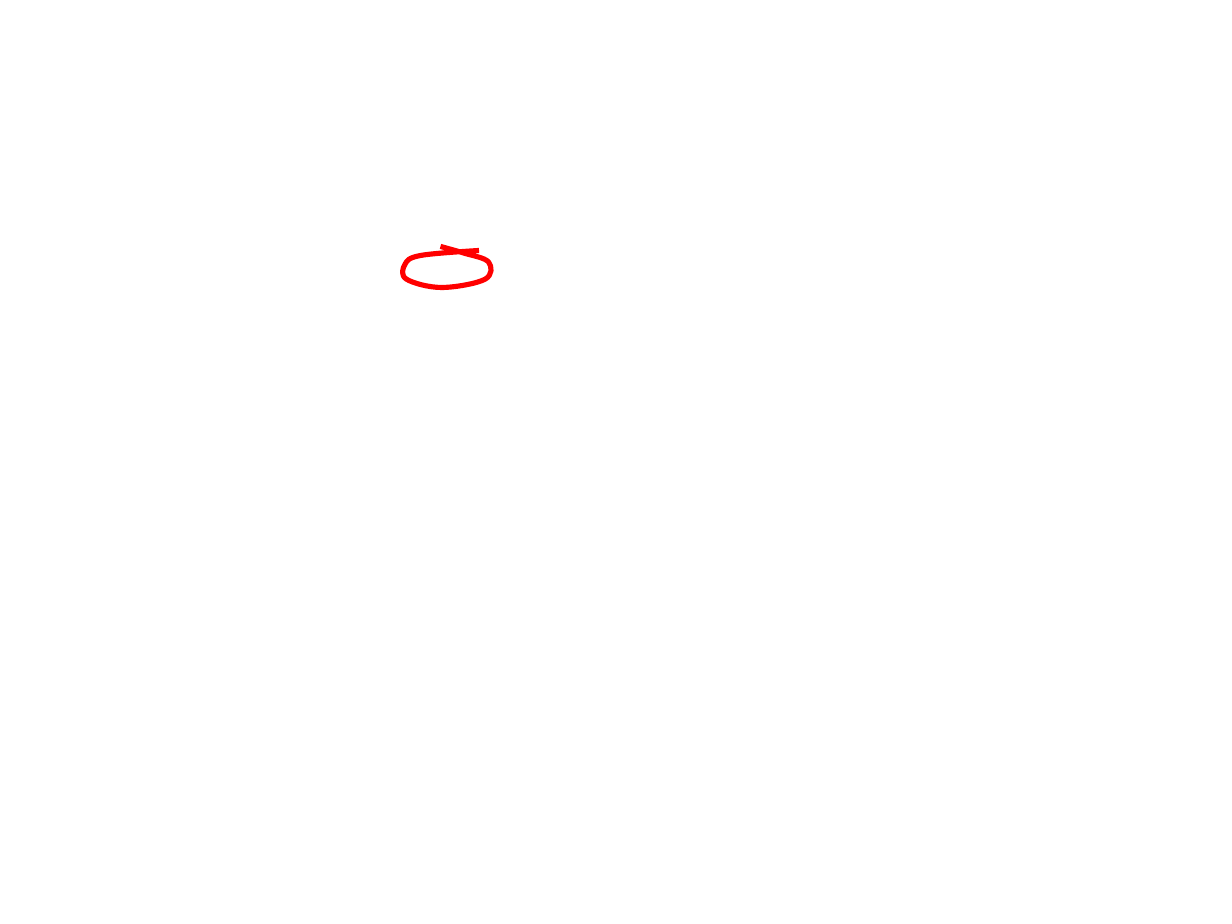
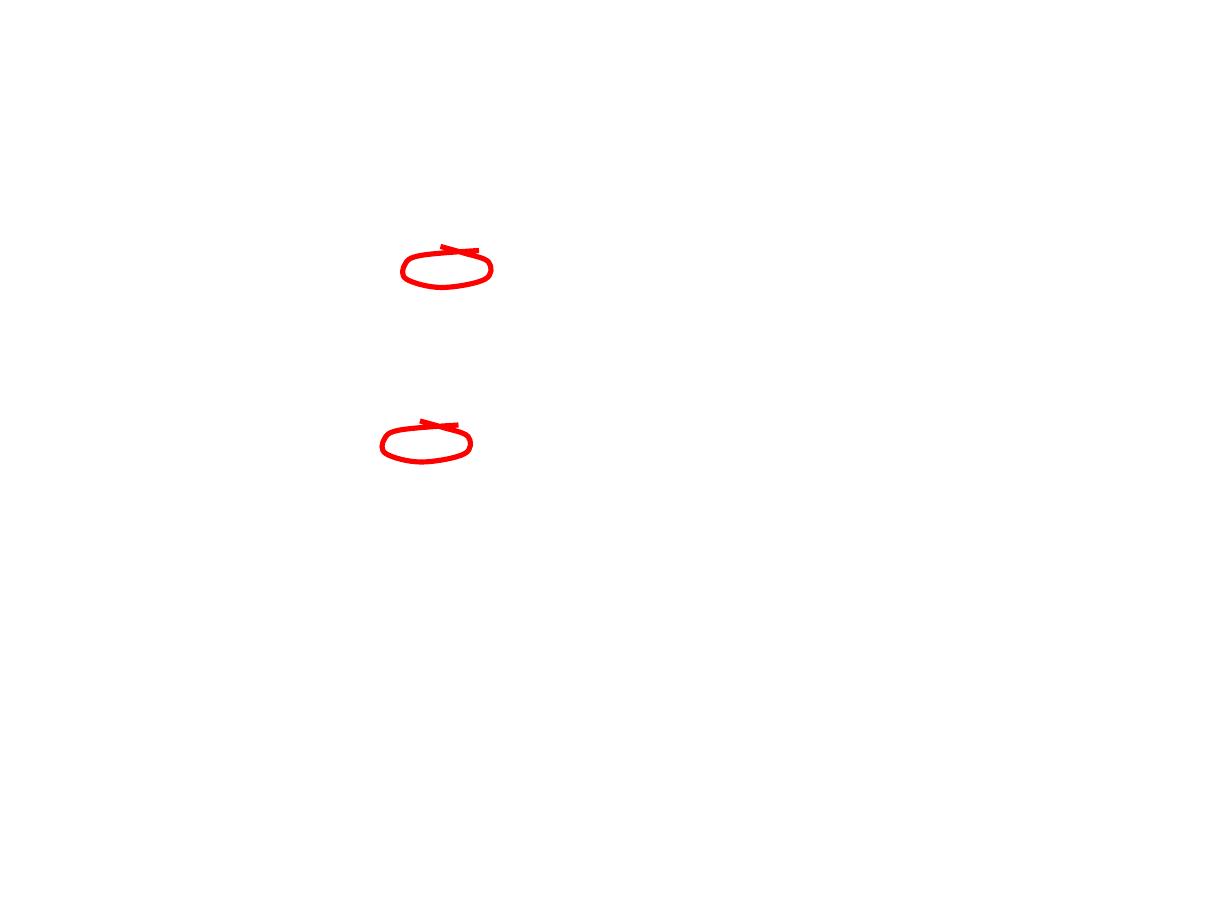
Before and after one commit to gridlab-d/course, a slide deck: slide 13 of 1.4 - Getting help.pps. Drawn at 1232x924 pixels with LibreOffice and Linux fonts; fonts in the diff are those of the drawing; background and template pictures are left out. Boxes give left, top, right and bottom in pixels: in the first picture for what was removed or moved away, otherwise in the second. Text is boxed around its words. In the diff, an @@ line names an element or a change of style, - is before the commit and + after.

```diff
--- a/1.4 - Getting help.pps
+++ b/1.4 - Getting help.pps
@@ freeform shape added at box(379, 421, 472, 462), outline #FF0000 3 pt @@
```
Also in this commit, not shown: 4 other slides changed, 4 slides added, 4 slides removed, 2 other files.
